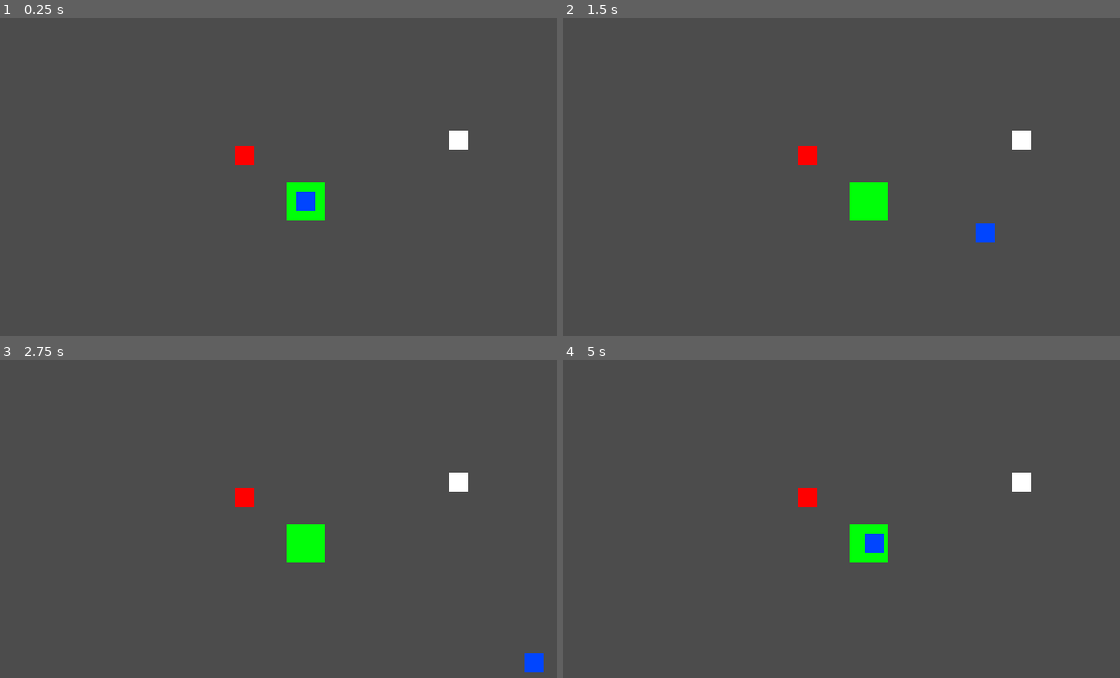
Above: before the commit, frames 1-4 (two rows, left to right).
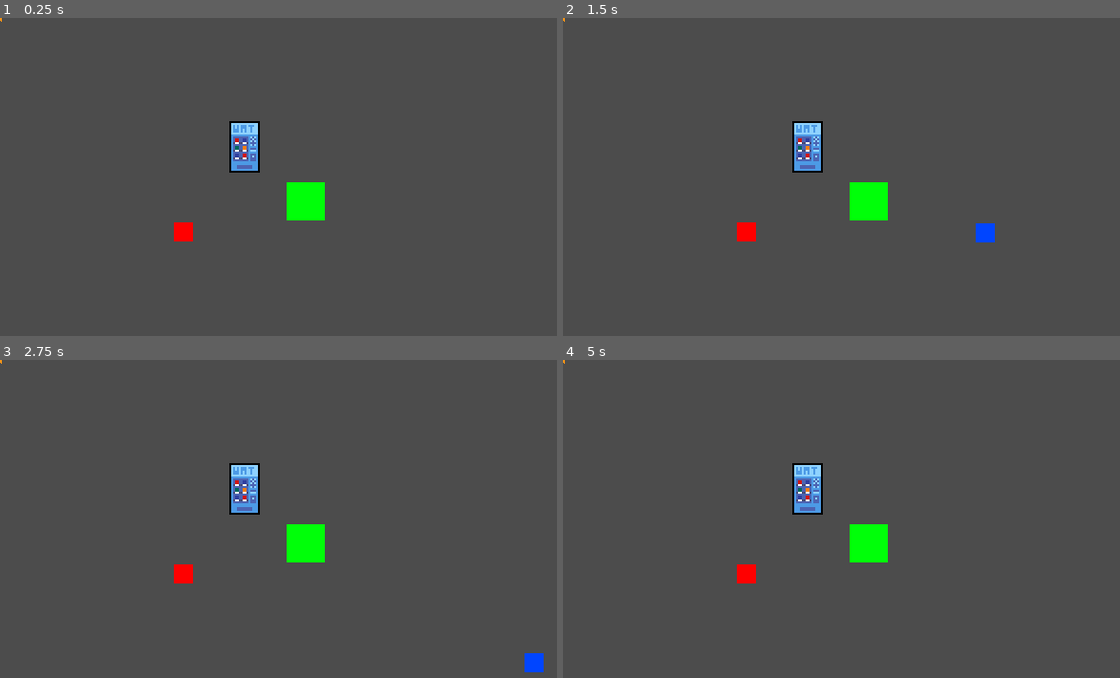
Above: after the commit, the same moments.

Repository: pithnoo/Elevending
Game: Godot game, scene res://Scenes/World.tscn
Two runs of this game, one before a commit and one after it. Both use one fixed random seed, a clock stepped at 60 frames per second and the inputs below.
Inputs:
- Up to frame 1 (0.25 s): no input
- Up to frame 2 (1.5 s): tap Enter at 0.5 s; hold Right (ui_right) 0.53-1.28 s; hold Down (ui_down) from 1.28 s (still down)
- Up to frame 3 (2.75 s): release Down (ui_down) at 2.03 s; hold Right (ui_right) from 2.03 s (still down)
- Up to frame 4 (5 s): release Right (ui_right) at 2.78 s; hold Up (ui_up) 2.78-3.53 s; hold Left (ui_left) from 3.53 s (still down)

The runs differ from the first frame. In frame 1, 1.5% of the frame differs, in the area x 0-85%, y 0-71%; in frame 2, 1.3%; in frame 3, 1.3%; in frame 4, 1.5%.

Commit message:
added projectiles to add to turret script

Diff:
--- a/Scenes/Core.tscn
+++ b/Scenes/Core.tscn
@@ -1,6 +1,6 @@
 [gd_scene load_steps=3 format=2]
 
-[ext_resource path="res://White-Pixel.png" type="Texture" id=1]
+[ext_resource path="res://Art/White-Pixel.png" type="Texture" id=1]
 
 [sub_resource type="RectangleShape2D" id=1]
 
--- a/Scenes/Enemy.tscn
+++ b/Scenes/Enemy.tscn
@@ -1,12 +1,14 @@
 [gd_scene load_steps=3 format=2]
 
-[ext_resource path="res://White-Pixel.png" type="Texture" id=1]
+[ext_resource path="res://Art/White-Pixel.png" type="Texture" id=1]
 
 [sub_resource type="RectangleShape2D" id=1]
 
 [node name="Enemy" type="KinematicBody2D"]
 position = Vector2( 128, 72 )
 scale = Vector2( 10, 10 )
+collision_layer = 4
+collision_mask = 0
 __meta__ = {
 "_edit_group_": true
 }
@@ -19,4 +21,8 @@
 scale = Vector2( 0.05, 0.05 )
 shape = SubResource( 1 )
 
-[node name="Area2D" type="Area2D" parent="."]
+[node name="HurtBox" type="Area2D" parent="."]
+
+[node name="CollisionShape2D" type="CollisionShape2D" parent="HurtBox"]
+scale = Vector2( 0.05, 0.05 )
+shape = SubResource( 1 )
--- /dev/null
+++ b/Scenes/FireProjectile.tscn
@@ -0,0 +1,23 @@
+[gd_scene load_steps=4 format=2]
+
+[ext_resource path="res://Art/bullets.png" type="Texture" id=1]
+[ext_resource path="res://Scenes/Projectile.gd" type="Script" id=2]
+
+[sub_resource type="CircleShape2D" id=1]
+radius = 3.0
+
+[node name="FireProjectile" type="Area2D"]
+rotation = 0.785398
+collision_layer = 0
+collision_mask = 4
+script = ExtResource( 2 )
+
+[node name="CollisionShape2D" type="CollisionShape2D" parent="."]
+shape = SubResource( 1 )
+
+[node name="Sprite" type="Sprite" parent="."]
+texture = ExtResource( 1 )
+hframes = 3
+frame = 2
+
+[connection signal="area_entered" from="." to="." method="_on_FireProjectile_area_entered"]
--- a/Scenes/Player.tscn
+++ b/Scenes/Player.tscn
@@ -1,6 +1,6 @@
 [gd_scene load_steps=13 format=2]
 
-[ext_resource path="res://White-Pixel.png" type="Texture" id=1]
+[ext_resource path="res://Art/White-Pixel.png" type="Texture" id=1]
 [ext_resource path="res://Code/Player/state_manager.gd" type="Script" id=2]
 [ext_resource path="res://Code/Player/player.gd" type="Script" id=3]
 [ext_resource path="res://Code/Player/move.gd" type="Script" id=4]
--- /dev/null
+++ b/Scenes/Projectile.gd
@@ -0,0 +1,10 @@
+extends Area2D
+
+enum element { GRASS, WATER, FIRE }
+export(element) var type
+
+signal elementDamage(damage)
+
+func _on_FireProjectile_area_entered(_area:Area2D):
+  # exports element damage type to enemy
+  emit_signal("elementDamage", element)
--- a/Scenes/ProtoWall.tscn
+++ b/Scenes/ProtoWall.tscn
@@ -1,6 +1,6 @@
 [gd_scene load_steps=3 format=2]
 
-[ext_resource path="res://White-Pixel.png" type="Texture" id=1]
+[ext_resource path="res://Art/White-Pixel.png" type="Texture" id=1]
 
 [sub_resource type="RectangleShape2D" id=1]
 
--- a/Scenes/Turret.tscn
+++ b/Scenes/Turret.tscn
@@ -1,6 +1,6 @@
 [gd_scene load_steps=11 format=2]
 
-[ext_resource path="res://White-Pixel.png" type="Texture" id=1]
+[ext_resource path="res://Art/vending machines.png" type="Texture" id=1]
 [ext_resource path="res://Code/Turret/turret.gd" type="Script" id=2]
 [ext_resource path="res://Code/Turret/turret_state_manager.gd" type="Script" id=3]
 [ext_resource path="res://Code/Turret/turret_attack.gd" type="Script" id=4]
@@ -12,13 +12,13 @@
 [sub_resource type="AnimationNodeStateMachinePlayback" id=4]
 
 [sub_resource type="RectangleShape2D" id=1]
+extents = Vector2( 8, 14 )
 
 [sub_resource type="CircleShape2D" id=2]
-radius = 5.6
+radius = 56.0
 
 [node name="Turret" type="StaticBody2D"]
 position = Vector2( 136, 72 )
-scale = Vector2( 10, 10 )
 script = ExtResource( 2 )
 __meta__ = {
 "_edit_group_": true
@@ -33,12 +33,16 @@
 
 [node name="Sprite" type="Sprite" parent="."]
 texture = ExtResource( 1 )
+hframes = 2
+vframes = 2
 
 [node name="CollisionShape2D" type="CollisionShape2D" parent="."]
-scale = Vector2( 0.05, 0.05 )
+position = Vector2( 0, 2 )
 shape = SubResource( 1 )
 
 [node name="AttackRange" type="Area2D" parent="."]
+collision_layer = 0
+collision_mask = 4
 script = ExtResource( 6 )
 
 [node name="CollisionShape2D" type="CollisionShape2D" parent="AttackRange"]
--- a/Scenes/World.tscn
+++ b/Scenes/World.tscn
@@ -1,20 +1,24 @@
-[gd_scene load_steps=5 format=2]
+[gd_scene load_steps=6 format=2]
 
 [ext_resource path="res://Scenes/Turret.tscn" type="PackedScene" id=1]
 [ext_resource path="res://Scenes/Player.tscn" type="PackedScene" id=2]
 [ext_resource path="res://Scenes/Core.tscn" type="PackedScene" id=3]
 [ext_resource path="res://Scenes/Enemy.tscn" type="PackedScene" id=4]
+[ext_resource path="res://Scenes/FireProjectile.tscn" type="PackedScene" id=5]
 
 [node name="World" type="Node2D"]
 
 [node name="YSort" type="YSort" parent="."]
 
+[node name="Enemy" parent="." instance=ExtResource( 4 )]
+position = Vector2( 96, 112 )
+
+[node name="Player" parent="." instance=ExtResource( 2 )]
+
 [node name="Core" parent="." instance=ExtResource( 3 )]
 position = Vector2( 160, 96 )
 
-[node name="Player" parent="." instance=ExtResource( 2 )]
+[node name="Turret" parent="." instance=ExtResource( 1 )]
+position = Vector2( 128, 65 )
 
-[node name="Turret" parent="." instance=ExtResource( 1 )]
-position = Vector2( 240, 64 )
-
-[node name="Enemy" parent="." instance=ExtResource( 4 )]
+[node name="FireProjectile" parent="." instance=ExtResource( 5 )]
--- a/project.godot
+++ b/project.godot
@@ -55,6 +55,30 @@
 
 common/drop_mouse_on_gui_input_disabled=true
 
+[importer_defaults]
+
+texture={
+"compress/bptc_ldr": 0,
+"compress/hdr_mode": 0,
+"compress/lossy_quality": 0.7,
+"compress/mode": 0,
+"compress/normal_map": 0,
+"detect_3d": false,
+"flags/anisotropic": false,
+"flags/filter": false,
+"flags/mipmaps": false,
+"flags/repeat": 0,
+"flags/srgb": 2,
+"process/HDR_as_SRGB": false,
+"process/fix_alpha_border": true,
+"process/invert_color": false,
+"process/normal_map_invert_y": false,
+"process/premult_alpha": false,
+"size_limit": 0,
+"stream": false,
+"svg/scale": 1.0
+}
+
 [input]
 
 ui_left={
@@ -91,9 +115,6 @@
 2d_physics/layer_1="Player"
 2d_physics/layer_2="Core"
 2d_physics/layer_3="Enemy"
-2d_physics/layer_4="Grass"
-2d_physics/layer_5="Water"
-2d_physics/layer_6="Fire"
 
 [physics]
 
Renamed: White-Pixel.png -> Art/White-Pixel.png
Not shown, added: Art/White-Pixel.png.import
Binary file added: Art/bullets.png
Not shown, added: Art/bullets.png.import
Binary file added: Art/vending machines.png
Not shown, changed: Art/vending machines.png.import
